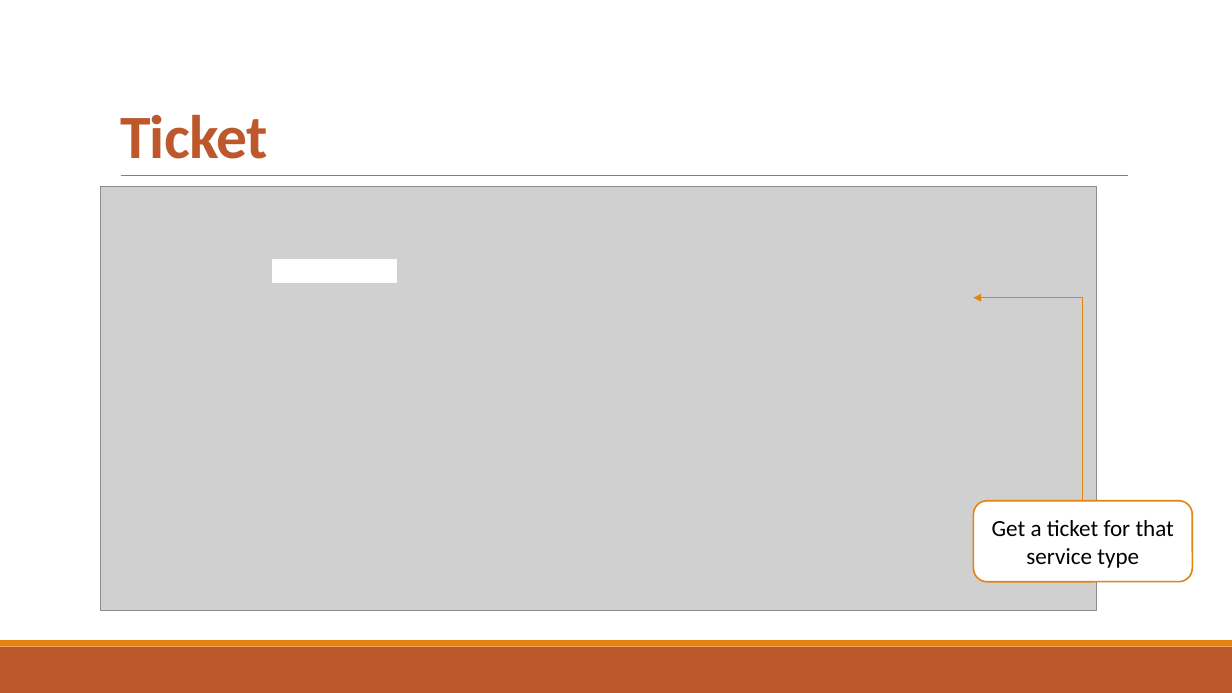
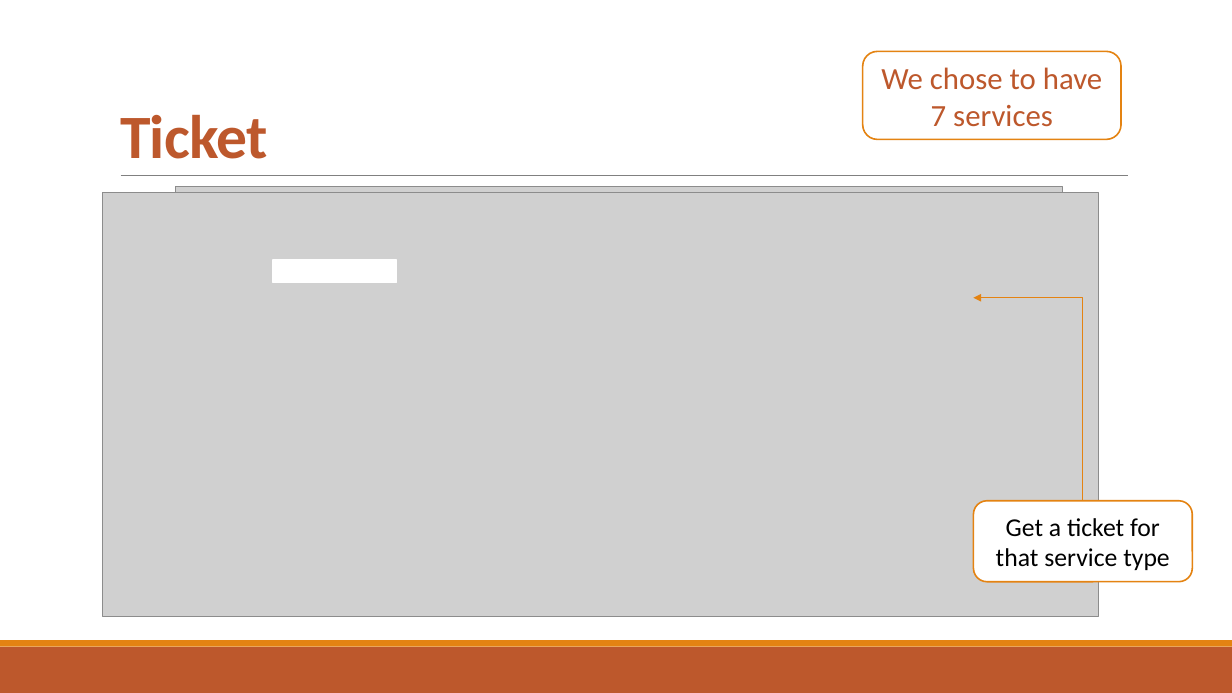
Before and after one commit to djemar/se2021-04-OfficeQueueManager, a slide deck: slide 5 of PresentationW1.pptx. Drawn at 1232x693 pixels with LibreOffice and Linux fonts; fonts in the diff are those of the drawing; grey boxes stand for pictures. Boxes give left, top, right and bottom in pixels: in the first picture for what was removed or moved away, otherwise in the second. Text is boxed around its words. In the diff, an @@ line names an element or a change of style, - is before the commit and + after.

```diff
--- a/PresentationW1.pptx
+++ b/PresentationW1.pptx
@@ rounded rectangle added at <box>863,52,1122,140</box>, fill #FFFFFF, outline #E48312 1.25 pt, 24 pt, text #BD582C @@
+We chose to have 7 services
@@ picture: place and size @@
-picture at <box>100,187,1096,611</box>
+picture at <box>102,192,1098,616</box>
@@ rounded rectangle "Get a ticket for that ..." at <box>973,501,1192,582</box>: size 18 to 20 pt @@
```
Also in this commit, not shown: 9 other slides changed.
